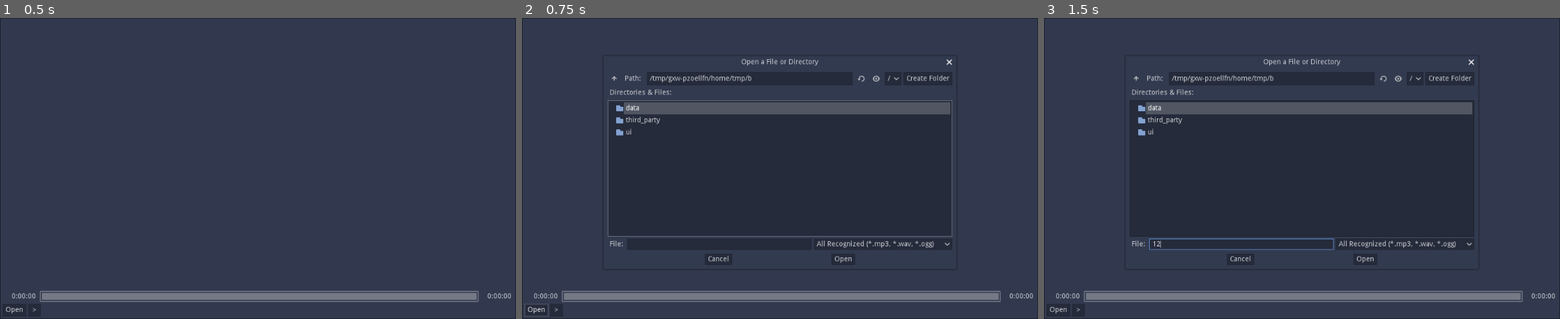
Above: before the commit, frames 1-3 (left to right).
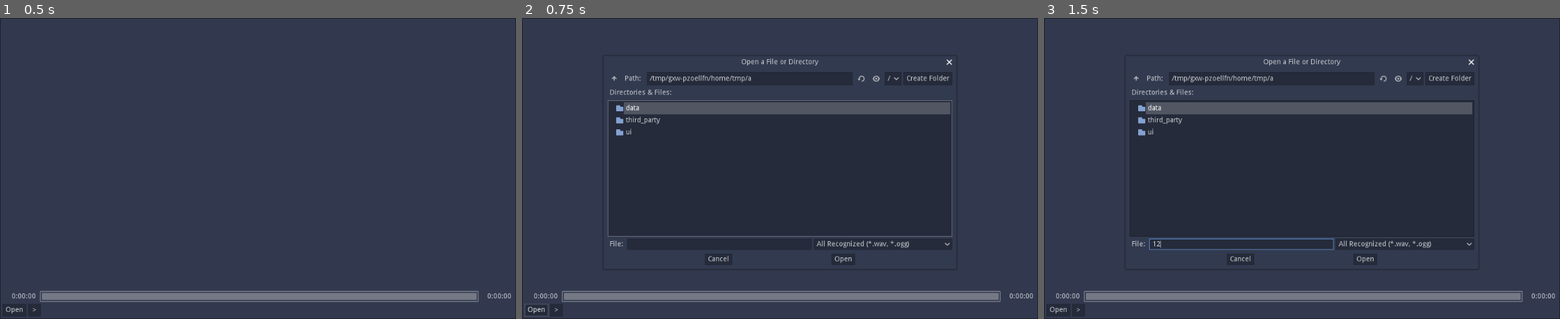
Above: after the commit, the same moments.

Repository: Wcubed/simple_music_player
Game: Godot game, scene res://ui/main.tscn
Two runs of this game, one before a commit and one after it. Both use one fixed random seed, a clock stepped at 60 frames per second and the inputs below.
Inputs (mouse positions are in pixels of both pictures, inside the frame that each line leads up to):
- Up to frame 1 (0.5 s): no input
- Up to frame 2 (0.75 s): click "Open" at 0.5 s
- Up to frame 3 (1.5 s): click (1240, 243) at 1.27 s; type "12" at 1.35 s

Frame 1 is identical in both runs. In frame 2, 0.1% of the frame differs, in the area x 43-80%, y 19-77%; in frame 3, 0.1%.

Commit message:
! Pausing playback no longer skips to the next song.

Diff:
--- a/data/playlist.gd
+++ b/data/playlist.gd
@@ -1,6 +1,6 @@
 extends Node
 
-const FILE_FILTERS := ["*.mp3", "*.wav", "*.ogg"]
+const FILE_FILTERS := ["*.wav", "*.ogg"]
 
 
 var Song := preload("song.gd")
--- a/ui/main.gd
+++ b/ui/main.gd
@@ -50,6 +50,7 @@
 
 	_update_timer.start()
 	_stream_player.play(_playback_time)
+	_stream_player.stream_paused = false
 
 	_playback_controls.update_paused(false)
 
@@ -59,7 +60,7 @@
 		return
 
 	_update_timer.stop()
-	_stream_player.stop()
+	_stream_player.stream_paused = true
 
 	_playback_controls.update_paused(true)
 
@@ -105,7 +106,6 @@
 	_seek_timecode(seconds)
 
 
-
 func _on_PlaybackControls_open_file_requested():
 	_show_file_popup()
 
